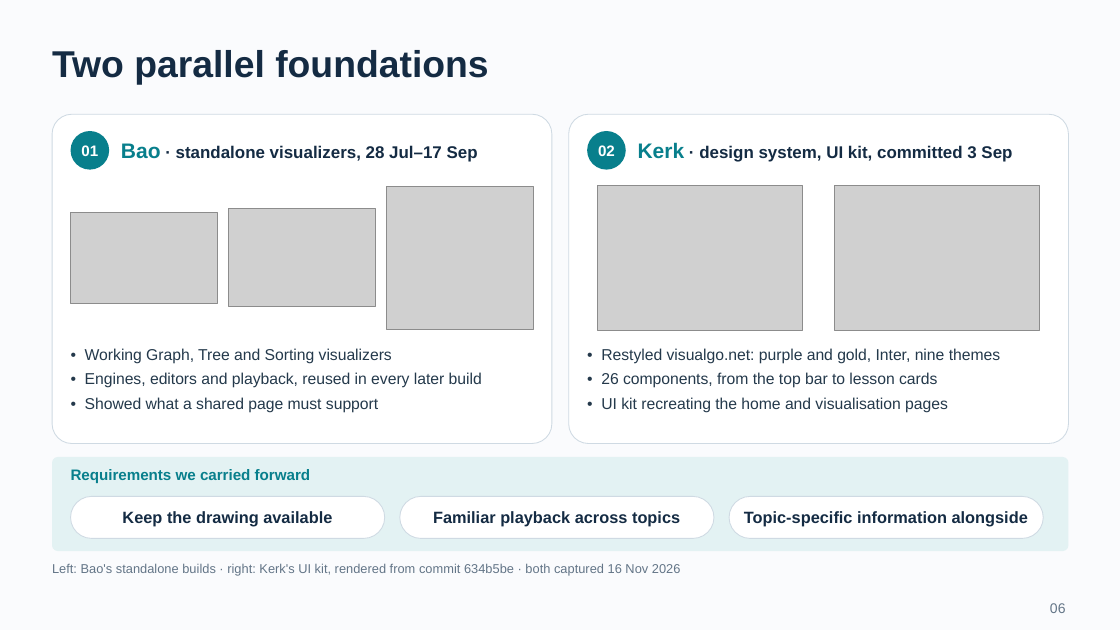
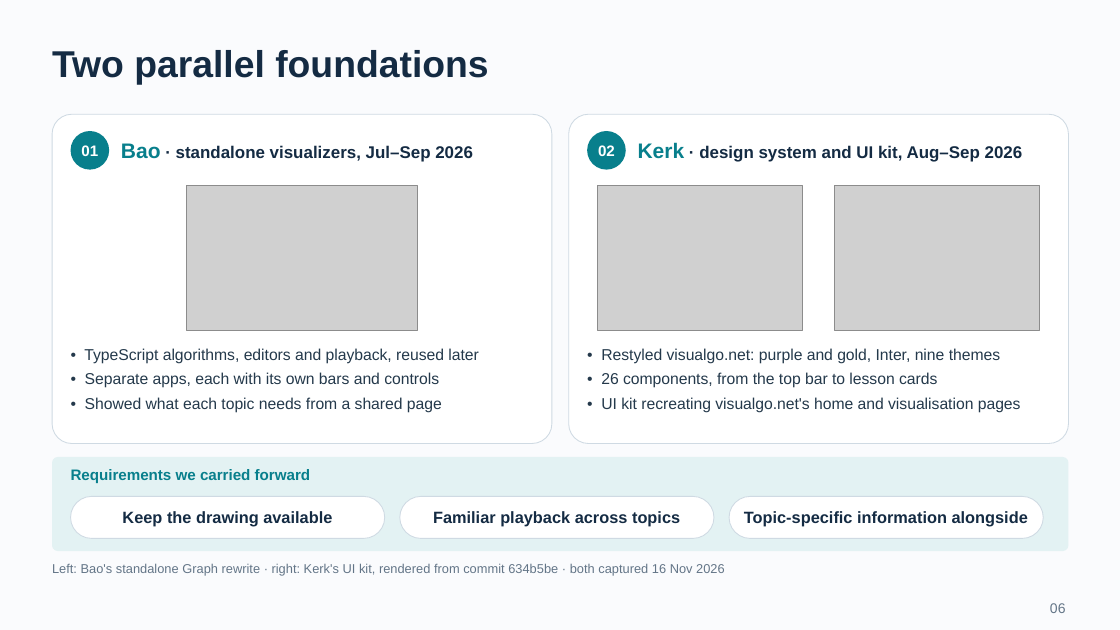
Before and after one commit to BJoozz/docsforfyp, a slide deck: slide 6 of presentation/VisuAlgo_CA_Presentation.pptx. Drawn at 1120x630 pixels with LibreOffice and Linux fonts; fonts in the diff are those of the drawing; grey boxes stand for pictures. Boxes give left, top, right and bottom in pixels: in the first picture for what was removed or moved away, otherwise in the second. Text is boxed around its words. In the diff, an @@ line names an element or a change of style, - is before the commit and + after.

```diff
--- a/presentation/VisuAlgo_CA_Presentation.pptx
+++ b/presentation/VisuAlgo_CA_Presentation.pptx
@@ text at [121,143,473,162]: text changed @@
-Bao · standalone visualizers, 28 Jul–17 Sep
+Bao · standalone visualizers, Jul–Sep 2026
@@ text at [638,142,1023,162]: text changed @@
-Kerk · design system, UI kit, committed 3 Sep
+Kerk · design system and UI kit, Aug–Sep 2026
@@ picture: place and size @@
-picture at [71,213,217,304]
+picture at [187,186,418,330]
@@ picture removed at [229,209,375,308] @@
@@ picture removed at [387,187,534,329] @@
@@ text at [84,348,479,413]: text changed @@
-• Working Graph, Tree and Sorting visualizers
-• Engines, editors and playback, reused in every later build
-• Showed what a shared page must support
+• TypeScript algorithms, editors and playback, reused later
+• Separate apps, each with its own bars and controls
+• Showed what each topic needs from a shared page
@@ text at [601,397,1021,413]: text changed @@
-• UI kit recreating the home and visualisation pages
+• UI kit recreating visualgo.net's home and visualisation pages
@@ text at [52,563,725,576]: text changed @@
-Left: Bao's standalone builds · right: Kerk's UI kit, rendered from commit 634b5be · both captured 16 Nov 2026
+Left: Bao's standalone Graph rewrite · right: Kerk's UI kit, rendered from commit 634b5be · both captured 16 Nov 2026
```
Also in this commit, not shown: 2 other slides changed, 8 other files.
